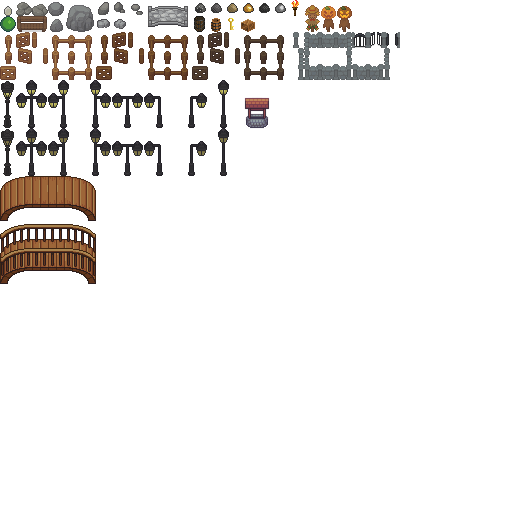
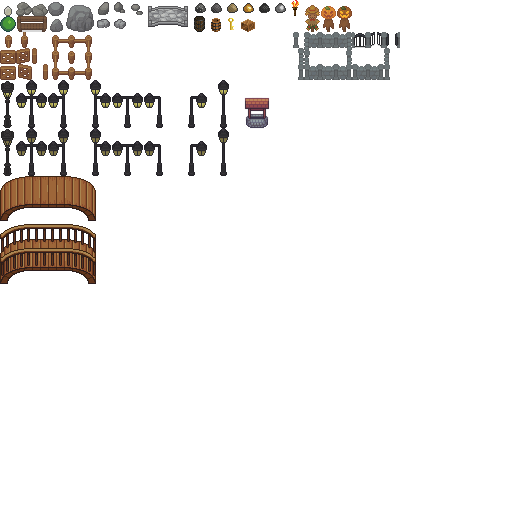
Two versions of the same layered image (512 × 512). Layer-by-layer changes:
painted on "objects" over [0, 32, 284, 80]
